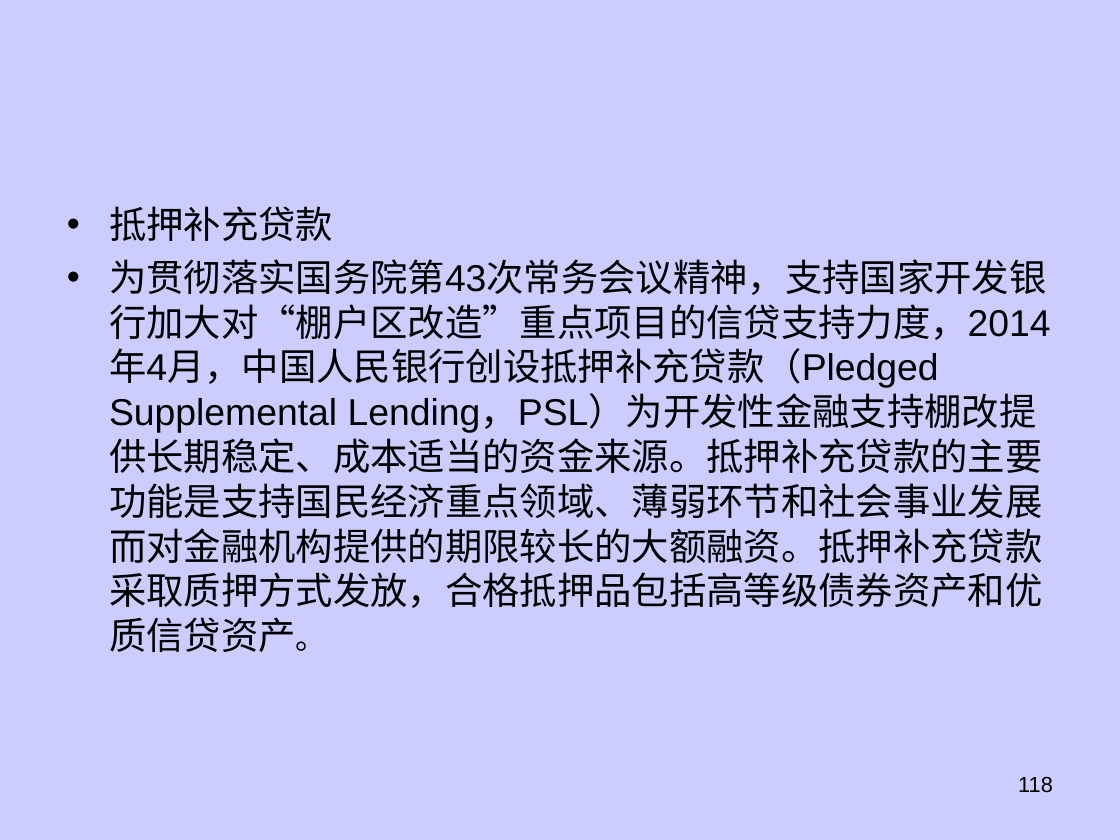
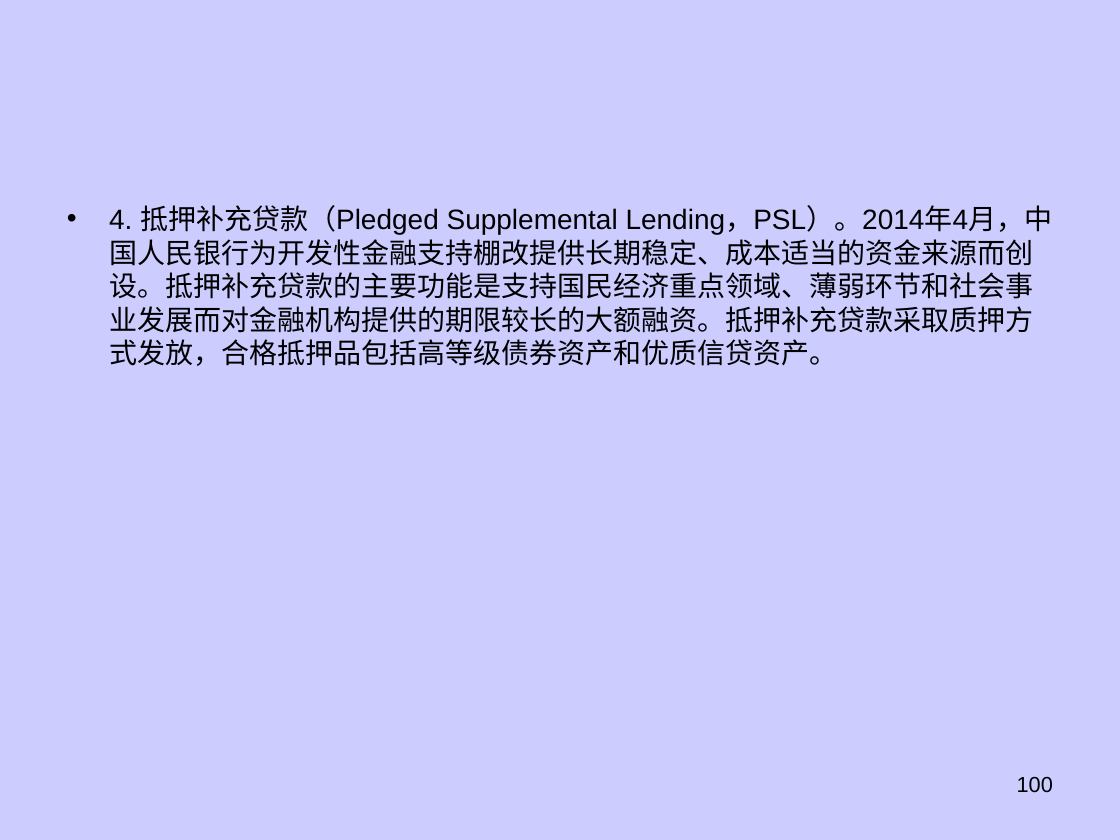
Before and after one commit to dhndzwxj/Teaching_assistant, a slide deck: slide 100 of 宏观原理课件/第6章宏观经济政策新.ppt (slide 118 before the commit). Drawn at 1120x840 pixels with LibreOffice and Linux fonts; fonts in the diff are those of the drawing. Boxes give left, top, right and bottom in pixels: in the first picture for what was removed or moved away, otherwise in the second. Text is boxed around its words. In the diff, an @@ line names an element or a change of style, - is before the commit and + after.

```diff
--- a/宏观原理课件/第6章宏观经济政策新.ppt
+++ b/宏观原理课件/第6章宏观经济政策新.ppt
@@ text at <box>109,205,1053,366</box>: text changed; size 24 to 18 pt @@
-• 抵押补充贷款
-• 为贯彻落实国务院第43次常务会议精神，支持国家开发银行加大对“棚户区改造”重点项目的信贷支持力度，2014年4月，中国人民银行创设抵押补充贷款（Pledged Supplemental Lending，PSL）为开发性金融支持棚改提供长期稳定、成本适当的资金来源。抵押补充贷款的主要功能是支持国民经济重点领域、薄弱环节和社会事业发展而对金融机构提供的期限较长的大额融资。抵押补充贷款采取质押方式发放，合格抵押品包括高等级债券资产和优质信贷资产。
+• 4. 抵押补充贷款（Pledged Supplemental Lending，PSL）。2014年4月，中国人民银行为开发性金融支持棚改提供长期稳定、成本适当的资金来源而创设。抵押补充贷款的主要功能是支持国民经济重点领域、薄弱环节和社会事业发展而对金融机构提供的期限较长的大额融资。抵押补充贷款采取质押方式发放，合格抵押品包括高等级债券资产和优质信贷资产。
@@ page number at <box>1017,776,1053,793</box>: text changed @@
-118
+100
```
Also in this commit, not shown: 41 other slides changed, 11 slides added, 4 slides removed, 2 other files.
